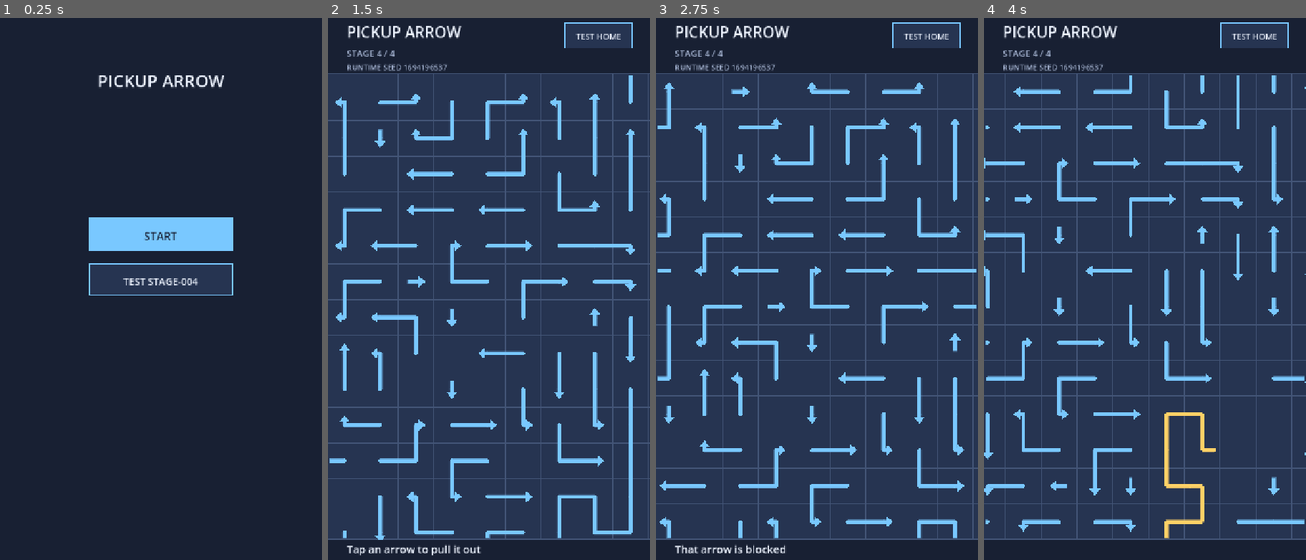
Above: before the commit, frames 1-4 (left to right).
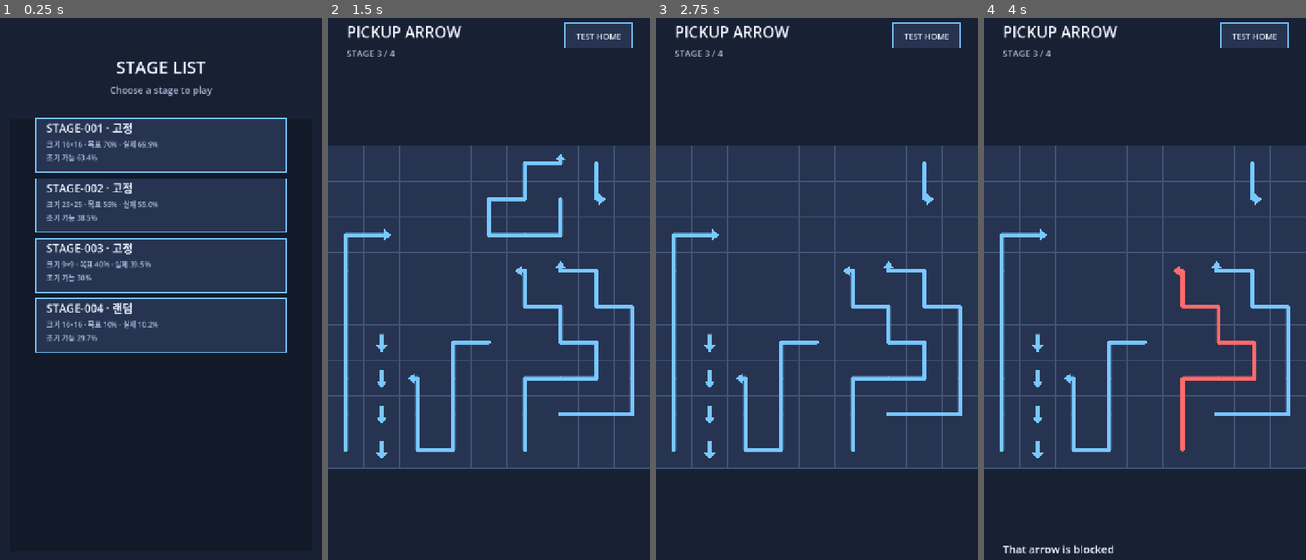
Above: after the commit, the same moments.

Repository: spaceblue612/pickup_arrow
Game: Godot game, scene res://main.tscn
Two runs of this game, one before a commit and one after it. Both use one fixed random seed, a clock stepped at 60 frames per second and the inputs below.
Inputs (mouse positions are in pixels of both pictures, inside the frame that each line leads up to):
- Up to frame 1 (0.25 s): no input
- Up to frame 2 (1.5 s): tap Enter at 0.5 s; move the mouse to (559, 267) at 0.52 s; click (559, 267) at 0.67 s; drag from (424, 321) to (472, 408) at 1.27 s
- Up to frame 3 (2.75 s): tap Space at 2 s; move the mouse to (849, 169) at 2.02 s; click (849, 169) at 2.17 s
- Up to frame 4 (4 s): drag from (1128, 408) to (1048, 207) at 2.77 s; tap Enter at 3.5 s; move the mouse to (1241, 381) at 3.52 s; click (1241, 381) at 3.67 s

The runs differ from the first frame. In frame 1, 31% of the frame differs, in the area x 10-90%, y 8-62%; in frame 2, 40%, in the area x 0-100%, y 5-100%; in frame 3, 37%; in frame 4, 37%.

Commit message:
스테이지 목록 선택 기능 추가

Diff:
--- a/scripts/main.gd
+++ b/scripts/main.gd
@@ -15,6 +15,10 @@
 const BLOCKED_COLOR := Color("ff6b6b")
 const TEXT_COLOR := Color("eef4ff")
 const WHEEL_ZOOM_FACTOR := 1.15
+const HOME_LIST_ITEM_HEIGHT := 120.0
+const HOME_LIST_ITEM_GAP := 14.0
+const HOME_LIST_BOTTOM_MARGIN := 64.0
+const HOME_LIST_WHEEL_STEP := 88.0
 
 enum FlowState {
 	HOME,
@@ -48,6 +52,12 @@
 var generation_controller: Node
 var active_stage_definition: Dictionary = {}
 var _active_touches: Dictionary = {}
+var home_stage_summaries: Dictionary = {}
+var home_list_scroll_offset := 0.0
+var home_list_pointer_active := false
+var home_list_pointer_start := Vector2.ZERO
+var home_list_scroll_start := 0.0
+var home_list_dragged := false
 
 
 func _ready() -> void:
@@ -55,6 +65,7 @@
 	if STAGE_CATALOG.get_stage_ids().is_empty():
 		show_home("Balance snapshot failed to load")
 	else:
+		_warm_home_stage_summaries()
 		show_home()
 
 
@@ -75,6 +86,9 @@
 	generation_stage_id = ""
 	generation_wait_ratio = 0.0
 	generation_elapsed_seconds = 0.0
+	home_list_scroll_offset = 0.0
+	home_list_pointer_active = false
+	home_list_dragged = false
 	board_view.cancel_pointer()
 	board_view.end_pinch()
 	_active_touches.clear()
@@ -87,15 +101,15 @@
 		show_home("Balance snapshot failed to load")
 		return {"event": "load_failed"}
 	var stage_id := retry_stage_id if not retry_stage_id.is_empty() else stage_ids[0]
+	return start_stage(stage_id)
+
+
+func start_stage(stage_id: String) -> Dictionary:
+	if STAGE_CATALOG.get_stage_profile(stage_id).is_empty():
+		return {"event": "load_failed"}
 	home_error_message = ""
 	retry_stage_id = ""
 	return request_stage(stage_id)
-
-
-func start_developer_random_stage() -> Dictionary:
-	if not developer_checks_enabled:
-		return {"event": "developer_check_unavailable"}
-	return request_stage("STAGE-004")
 
 
 func request_stage(
@@ -140,6 +154,7 @@
 	var result: Dictionary = board_state.load_stage_definition(stage_definition)
 	if result["event"] == "stage_loaded":
 		active_stage_definition = stage_definition.duplicate(true)
+		_cache_home_stage_summary(stage_definition)
 		flow_state = FlowState.PLAYING
 		last_runtime_seed = int(STAGE_CATALOG.get_stage_profile(stage_id)["seed"])
 		_configure_board_view()
@@ -349,11 +364,12 @@
 func _draw_home(viewport_dimensions: Vector2) -> void:
 	var font := ThemeDB.fallback_font
 	var center_x := viewport_dimensions.x * 0.5
-	draw_string(font, Vector2(center_x - 150.0, 180.0), "PICKUP ARROW", HORIZONTAL_ALIGNMENT_CENTER, 300.0, 38, TEXT_COLOR)
+	draw_string(font, Vector2(center_x - 200.0, 150.0), "STAGE LIST", HORIZONTAL_ALIGNMENT_CENTER, 400.0, 38, TEXT_COLOR)
+	draw_string(font, Vector2(center_x - 220.0, 194.0), "Choose a stage to play", HORIZONTAL_ALIGNMENT_CENTER, 440.0, 21, Color("a9b8d6"))
 	if not home_error_message.is_empty():
 		draw_multiline_string(
 			font,
-			Vector2(center_x - 240.0, 270.0),
+			Vector2(center_x - 240.0, 242.0),
 			home_error_message,
 			HORIZONTAL_ALIGNMENT_CENTER,
 			480.0,
@@ -361,23 +377,61 @@
 			-1,
 			Color("ffb4a9")
 		)
-	var button := _home_button_rect(viewport_dimensions)
-	draw_rect(button, ARROW_COLOR, true)
-	var label := "RETRY %s" % retry_stage_id if not retry_stage_id.is_empty() else "START"
-	draw_string(font, button.position + Vector2(0.0, 52.0), label, HORIZONTAL_ALIGNMENT_CENTER, button.size.x, 25, BACKGROUND_COLOR)
-	if developer_checks_enabled:
-		var developer_button := _developer_stage_button_rect(viewport_dimensions)
-		draw_rect(developer_button, BOARD_COLOR, true)
-		draw_rect(developer_button, ARROW_COLOR, false, 2.0)
-		draw_string(
-			font,
-			developer_button.position + Vector2(0.0, 48.0),
-			"TEST STAGE-004",
-			HORIZONTAL_ALIGNMENT_CENTER,
-			developer_button.size.x,
-			22,
-			TEXT_COLOR
-		)
+	var list_rect := _home_list_rect(viewport_dimensions)
+	draw_rect(list_rect, Color("121a2a"), true)
+	for stage_id: String in STAGE_CATALOG.get_stage_ids():
+		var button := _home_stage_button_rect(stage_id, viewport_dimensions)
+		var visible_button := button.intersection(list_rect)
+		if not visible_button.has_area():
+			continue
+		var profile := STAGE_CATALOG.get_stage_profile(stage_id)
+		var summary := get_home_stage_summary(stage_id)
+		var grid_size: Vector2i = profile["grid_size"]
+		var generation_mode_label := _generation_mode_label(profile["generation_mode"])
+		var actual_empty_label := "-" if summary.is_empty() else _percent_label(summary["actual_empty_ratio"])
+		var initial_extractable_label := "-" if summary.is_empty() else _percent_label(summary["initial_extractable_ratio"])
+		draw_rect(visible_button, BOARD_COLOR, true)
+		if visible_button == button:
+			draw_rect(button, ARROW_COLOR, false, 2.0)
+		var title_position := button.position + Vector2(24.0, 31.0)
+		if list_rect.has_point(title_position):
+			draw_string(
+				font,
+				title_position,
+				"%s · %s" % [stage_id, generation_mode_label],
+				HORIZONTAL_ALIGNMENT_LEFT,
+				button.size.x - 160.0,
+				25,
+				TEXT_COLOR
+			)
+		var metrics_position := button.position + Vector2(24.0, 64.0)
+		if list_rect.has_point(metrics_position):
+			draw_string(
+				font,
+				metrics_position,
+				"크기 %d×%d · 목표 %s · 실제 %s" % [
+					grid_size.x,
+					grid_size.y,
+					_percent_label(profile["target_empty_ratio"]),
+					actual_empty_label,
+				],
+				HORIZONTAL_ALIGNMENT_LEFT,
+				button.size.x - 48.0,
+				16,
+				Color("a9b8d6")
+			)
+		var initial_position := button.position + Vector2(24.0, 94.0)
+		if list_rect.has_point(initial_position):
+			draw_string(
+				font,
+				initial_position,
+				"초기 가능 %s" % initial_extractable_label,
+				HORIZONTAL_ALIGNMENT_LEFT,
+				button.size.x - 48.0,
+				16,
+				Color("a9b8d6")
+			)
+	_draw_home_list_scroll_indicator(list_rect, viewport_dimensions)
 
 
 func _draw_generation_wait(viewport_dimensions: Vector2) -> void:
@@ -391,29 +445,166 @@
 
 
 func _handle_home_input(event: InputEvent) -> void:
-	var released := false
-	var position := Vector2.ZERO
-	if event is InputEventScreenTouch and not event.pressed:
-		released = true
-		position = event.position
-	elif event is InputEventMouseButton and event.button_index == MOUSE_BUTTON_LEFT and not event.pressed:
-		released = true
-		position = event.position
-	if released:
-		var viewport_dimensions := _viewport_size()
-		if developer_checks_enabled \
-				and _developer_stage_button_rect(viewport_dimensions).has_point(position):
-			start_developer_random_stage()
-		elif _home_button_rect(viewport_dimensions).has_point(position):
-			start_game()
-
-
-func _home_button_rect(viewport_dimensions: Vector2) -> Rect2:
-	return Rect2(Vector2(viewport_dimensions.x * 0.5 - 160.0, 470.0), Vector2(320.0, 76.0))
-
-
-func _developer_stage_button_rect(viewport_dimensions: Vector2) -> Rect2:
-	return Rect2(Vector2(viewport_dimensions.x * 0.5 - 160.0, 574.0), Vector2(320.0, 70.0))
+	var viewport_dimensions := _viewport_size()
+	if event is InputEventScreenTouch:
+		if event.pressed:
+			_begin_home_list_pointer(event.position, viewport_dimensions)
+		else:
+			_finish_home_list_pointer(event.position, viewport_dimensions)
+	elif event is InputEventScreenDrag:
+		_update_home_list_pointer(event.position, viewport_dimensions)
+	elif event is InputEventMouseButton \
+			and (event.button_index == MOUSE_BUTTON_WHEEL_UP \
+				or event.button_index == MOUSE_BUTTON_WHEEL_DOWN):
+		if event.pressed and _home_list_rect(viewport_dimensions).has_point(event.position):
+			var direction := -1.0 if event.button_index == MOUSE_BUTTON_WHEEL_UP else 1.0
+			_scroll_home_list(direction * HOME_LIST_WHEEL_STEP, viewport_dimensions)
+	elif event is InputEventMouseButton and event.button_index == MOUSE_BUTTON_LEFT:
+		if event.pressed:
+			_begin_home_list_pointer(event.position, viewport_dimensions)
+		else:
+			_finish_home_list_pointer(event.position, viewport_dimensions)
+	elif event is InputEventMouseMotion \
+			and (event.button_mask & MOUSE_BUTTON_MASK_LEFT) != 0:
+		_update_home_list_pointer(event.position, viewport_dimensions)
+
+
+func _begin_home_list_pointer(position: Vector2, viewport_dimensions: Vector2) -> void:
+	if not _home_list_rect(viewport_dimensions).has_point(position):
+		return
+	home_list_pointer_active = true
+	home_list_pointer_start = position
+	home_list_scroll_start = home_list_scroll_offset
+	home_list_dragged = false
+
+
+func _update_home_list_pointer(position: Vector2, viewport_dimensions: Vector2) -> void:
+	if not home_list_pointer_active:
+		return
+	var drag_distance := home_list_pointer_start.y - position.y
+	if absf(drag_distance) < drag_threshold_pixels and not home_list_dragged:
+		return
+	home_list_dragged = true
+	home_list_scroll_offset = _clamp_home_list_scroll(
+		home_list_scroll_start + drag_distance,
+		viewport_dimensions
+	)
+	queue_redraw()
+
+
+func _finish_home_list_pointer(position: Vector2, viewport_dimensions: Vector2) -> void:
+	var can_select := not home_list_pointer_active or not home_list_dragged
+	home_list_pointer_active = false
+	home_list_dragged = false
+	if not can_select or not _home_list_rect(viewport_dimensions).has_point(position):
+		return
+	for stage_id: String in STAGE_CATALOG.get_stage_ids():
+		if _home_stage_button_rect(stage_id, viewport_dimensions).has_point(position):
+			start_stage(stage_id)
+			return
+
+
+func _scroll_home_list(delta: float, viewport_dimensions: Vector2) -> void:
+	var next_offset := _clamp_home_list_scroll(home_list_scroll_offset + delta, viewport_dimensions)
+	if is_equal_approx(home_list_scroll_offset, next_offset):
+		return
+	home_list_scroll_offset = next_offset
+	queue_redraw()
+
+
+func _home_stage_button_rect(stage_id: String, viewport_dimensions: Vector2) -> Rect2:
+	var stage_index := STAGE_CATALOG.get_stage_ids().find(stage_id)
+	if stage_index < 0:
+		return Rect2()
+	var width := minf(560.0, viewport_dimensions.x - 48.0)
+	var list_rect := _home_list_rect(viewport_dimensions)
+	return Rect2(
+		Vector2(
+			viewport_dimensions.x * 0.5 - width * 0.5,
+			list_rect.position.y + float(stage_index) * (HOME_LIST_ITEM_HEIGHT + HOME_LIST_ITEM_GAP) - home_list_scroll_offset
+		),
+		Vector2(width, HOME_LIST_ITEM_HEIGHT)
+	)
+
+
+func _home_list_rect(viewport_dimensions: Vector2) -> Rect2:
+	var start_y := 330.0 if not home_error_message.is_empty() else 250.0
+	return Rect2(
+		Vector2(24.0, start_y),
+		Vector2(viewport_dimensions.x - 48.0, maxf(0.0, viewport_dimensions.y - start_y - HOME_LIST_BOTTOM_MARGIN))
+	)
+
+
+func _home_list_content_height(stage_count: int) -> float:
+	if stage_count <= 0:
+		return 0.0
+	return float(stage_count) * (HOME_LIST_ITEM_HEIGHT + HOME_LIST_ITEM_GAP) - HOME_LIST_ITEM_GAP
+
+
+func _home_list_scroll_max(viewport_dimensions: Vector2, stage_count: int = -1) -> float:
+	var resolved_stage_count := STAGE_CATALOG.get_stage_ids().size() if stage_count < 0 else stage_count
+	return maxf(0.0, _home_list_content_height(resolved_stage_count) - _home_list_rect(viewport_dimensions).size.y)
+
+
+func _clamp_home_list_scroll(
+	requested_offset: float,
+	viewport_dimensions: Vector2,
+	stage_count: int = -1
+) -> float:
+	return clampf(requested_offset, 0.0, _home_list_scroll_max(viewport_dimensions, stage_count))
+
+
+func _draw_home_list_scroll_indicator(list_rect: Rect2, viewport_dimensions: Vector2) -> void:
+	var content_height := _home_list_content_height(STAGE_CATALOG.get_stage_ids().size())
+	if content_height <= list_rect.size.y:
+		return
+	var track := Rect2(Vector2(viewport_dimensions.x - 34.0, list_rect.position.y + 12.0), Vector2(5.0, list_rect.size.y - 24.0))
+	var thumb_height := maxf(48.0, track.size.y * list_rect.size.y / content_height)
+	var max_scroll := _home_list_scroll_max(viewport_dimensions)
+	var thumb_y := track.position.y + (track.size.y - thumb_height) * home_list_scroll_offset / max_scroll
+	draw_rect(track, Color("435577"), true)
+	draw_rect(Rect2(Vector2(track.position.x, thumb_y), Vector2(track.size.x, thumb_height)), ARROW_COLOR, true)
+
+
+func _warm_home_stage_summaries() -> void:
+	for stage_id: String in STAGE_CATALOG.get_stage_ids():
+		get_home_stage_summary(stage_id)
+
+
+func get_home_stage_summary(stage_id: String) -> Dictionary:
+	if home_stage_summaries.has(stage_id):
+		return home_stage_summaries[stage_id].duplicate()
+	var stage_definition := STAGE_CATALOG.get_stage(stage_id)
+	if stage_definition.is_empty():
+		return {}
+	_cache_home_stage_summary(stage_definition)
+	return home_stage_summaries.get(stage_id, {}).duplicate()
+
+
+func _cache_home_stage_summary(stage_definition: Dictionary) -> void:
+	var stage_id: String = stage_definition.get("id", "")
+	if stage_id.is_empty():
+		return
+	var generation_metrics: Dictionary = stage_definition.get("generation_metrics", {})
+	var dependency_analysis: Dictionary = stage_definition.get("dependency_analysis", {})
+	if not generation_metrics.has("actual_empty_ratio") \
+			or not dependency_analysis.has("initial_extractable_ratio"):
+		return
+	home_stage_summaries[stage_id] = {
+		"actual_empty_ratio": float(generation_metrics["actual_empty_ratio"]),
+		"initial_extractable_ratio": float(dependency_analysis["initial_extractable_ratio"]),
+	}
+
+
+func _percent_label(ratio: float) -> String:
+	var percentage := ratio * 100.0
+	if is_equal_approx(percentage, roundf(percentage)):
+		return "%d%%" % roundi(percentage)
+	return "%.1f%%" % percentage
+
+
+func _generation_mode_label(generation_mode: String) -> String:
+	return "랜덤" if generation_mode == "random" else "고정"
 
 
 func _developer_home_button_rect(viewport_dimensions: Vector2) -> Rect2:
@@ -829,6 +1020,7 @@
 		return
 	flow_state = FlowState.PLAYING
 	active_stage_definition = stage_definition.duplicate(true)
+	_cache_home_stage_summary(stage_definition)
 	last_runtime_seed = int(stage_definition["runtime_seed"])
 	generation_stage_id = ""
 	_configure_board_view()
--- a/tests/test_map_generation_controller.gd
+++ b/tests/test_map_generation_controller.gd
@@ -69,6 +69,8 @@
 	root.add_child(game)
 	await process_frame
 	_expect(game.flow_state == GAME.FlowState.HOME, "Runtime opens on the home state")
+	_test_stage_list_scroll_range(game)
+	_test_stage_list_metrics(game)
 	_expect(game.start_game()["event"] == "stage_loaded", "Home starts the fixed first stage")
 	_expect(game.board_state.active_stage_id == "STAGE-001", "First stage is playable")
 
@@ -82,16 +84,24 @@
 	var first_seed: int = game.last_runtime_seed
 
 	game.show_home()
-	game.developer_checks_enabled = true
+	for stage_id: String in STAGE_CATALOG.get_stage_ids():
+		var button := game._home_stage_button_rect(stage_id, game._viewport_size())
+		_expect(button.size.x > 0.0, "Home lists %s as a selectable stage" % stage_id)
+		game._handle_home_input(_mouse_release_at(button.get_center()))
+		if game.flow_state == GAME.FlowState.GENERATING:
+			await _wait_for_game(game)
+		_expect(game.board_state.active_stage_id == stage_id, "Home opens %s directly" % stage_id)
+		game.show_home()
+
 	game._handle_home_input(_mouse_release_at(
-		game._developer_stage_button_rect(game._viewport_size()).get_center()
+		game._home_stage_button_rect("STAGE-004", game._viewport_size()).get_center()
 	))
 	_expect(
 		game.flow_state == GAME.FlowState.GENERATING,
-		"Developer home button starts STAGE-004 directly"
+		"Stage list starts STAGE-004 directly"
 	)
 	await _wait_for_game(game)
-	_expect(game.last_runtime_seed != first_seed, "Developer direct entry uses a fresh runtime seed")
+	_expect(game.last_runtime_seed != first_seed, "Stage list direct entry uses a fresh runtime seed")
 	var direct_seed: int = game.last_runtime_seed
 
 	game._unhandled_input(_mouse_release_at(
@@ -99,10 +109,10 @@
 	))
 	_expect(game.flow_state == GAME.FlowState.HOME, "Developer home button returns to home")
 	game._handle_home_input(_mouse_release_at(
-		game._developer_stage_button_rect(game._viewport_size()).get_center()
+		game._home_stage_button_rect("STAGE-004", game._viewport_size()).get_center()
 	))
 	await _wait_for_game(game)
-	_expect(game.last_runtime_seed != direct_seed, "Developer re-entry uses another fresh runtime seed")
+	_expect(game.last_runtime_seed != direct_seed, "Stage list re-entry uses another fresh runtime seed")
 
 	game.request_stage("STAGE-004", 4004, 0.0)
 	await process_frame
@@ -110,6 +120,39 @@
 	_expect(game.retry_stage_id == "STAGE-004", "Timeout preserves the failed stage for retry")
 	_expect(not game.home_error_message.is_empty(), "Timeout shows a retry message")
 	game.free()
+
+
+func _test_stage_list_scroll_range(game) -> void:
+	var viewport: Vector2 = game._viewport_size()
+	var list_rect: Rect2 = game._home_list_rect(viewport)
+	var scroll_max: float = game._home_list_scroll_max(viewport, 20)
+	_expect(list_rect.size.x == viewport.x - 48.0, "Stage list uses a wide viewport area")
+	_expect(scroll_max > 0.0, "Long stage lists have a scrollable range")
+	_expect(
+		is_equal_approx(game._clamp_home_list_scroll(-40.0, viewport, 20), 0.0),
+		"Stage list scroll does not pass the first entry"
+	)
+	_expect(
+		is_equal_approx(game._clamp_home_list_scroll(scroll_max + 40.0, viewport, 20), scroll_max),
+		"Stage list scroll does not pass the final entry"
+	)
+
+
+func _test_stage_list_metrics(game) -> void:
+	for stage_id: String in STAGE_CATALOG.get_stage_ids():
+		var profile: Dictionary = STAGE_CATALOG.get_stage_profile(stage_id)
+		var summary: Dictionary = game.get_home_stage_summary(stage_id)
+		_expect(profile.has("grid_size"), "%s stage card has a board size" % stage_id)
+		_expect(profile.has("target_empty_ratio"), "%s stage card has a target empty ratio" % stage_id)
+		_expect(
+			game._generation_mode_label(profile["generation_mode"]) in ["고정", "랜덤"],
+			"%s stage card has a Korean generation mode label" % stage_id
+		)
+		_expect(summary.has("actual_empty_ratio"), "%s stage card has an actual empty ratio" % stage_id)
+		_expect(
+			summary.has("initial_extractable_ratio"),
+			"%s stage card has an initial extractable ratio" % stage_id
+		)
 
 
 func _wait_for_controller(controller) -> void:
Not shown, changed: .vello-workspace/game-track/project-state.yaml
Not shown, changed: .vello-workspace/game-track/sprint-index.yaml
Not shown, added: .vello-workspace/game-track/sprints/stage-select-009/phase-progress.yaml
Not shown, added: .vello-workspace/game-track/sprints/stage-select-009/sot-delta.yaml
Not shown, added: .vello-workspace/game-track/sprints/stage-select-009/sprint.yaml
Not shown, changed: .vello-workspace/game-track/current-sprint
Not shown, added: .vello-workspace/game-track/sprints/stage-select-009/04-implementation-plan-handoff.md
Not shown, added: .vello-workspace/game-track/sprints/stage-select-009/05-implementation-handoff.md
Not shown, added: .vello-workspace/game-track/sprints/stage-select-009/status-log.md
